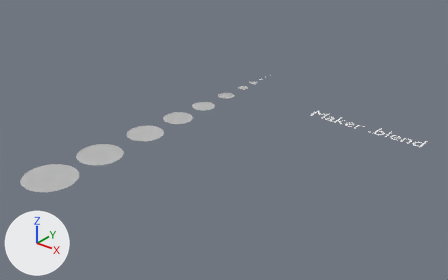
An edit to the Blender file Tools/v0.1/Maker.blend, drawn before and after from the same camera.
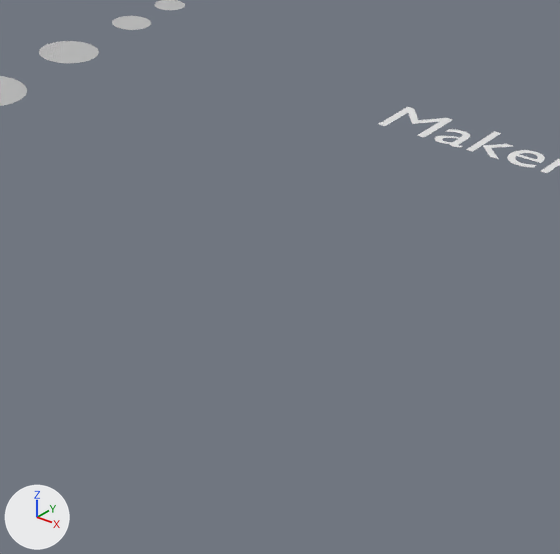
There are two pictures of each version: one whole from a camera (50 mm lens) standing at (2532.0, -2861.0, 2126.0) and looking at (-107.0, 438.0, 80.0), one close up on the part from 46% to 80% of the width and 29% to 83% of the height. The axes (+X, +Y, +Z) are drawn at lower left. The lights are the same throughout. The close-ups show mesh edges as thin lines.

Objects in the first close-up: 'Circle.004', 'name'.
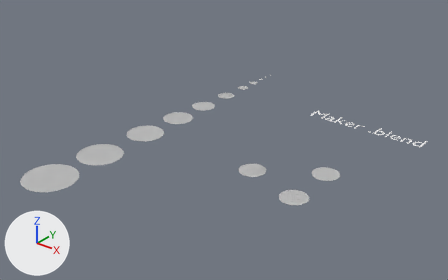
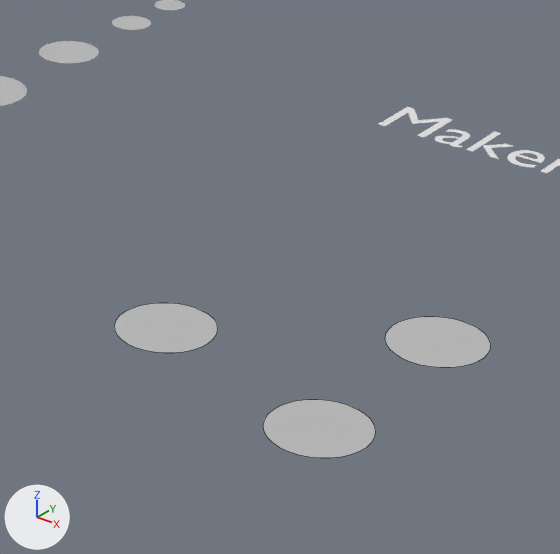
Boxes (x1, y1, x2, y2) around the edits, measured in the close-ups (560 x 554 px):
'Circle.013', added
    after: (263, 400, 376, 458)
'Circle.012', added
    after: (385, 317, 491, 367)
'Circle.011', added
    after: (114, 303, 218, 353)

What the commit changed:
Object 'Circle.011' (ob_circle_011) is new; it shows a copy of the mesh of ob_circle_003.
Its location is (255.0, 309.0, 0.0).
Its scale is (100.0, 100.0, 1.0).
Object 'Circle.012' (ob_circle_012) is new; it shows a copy of the mesh of ob_circle_003.
Its location is (693.0, 587.0, 0.0).
Its scale is (100.0, 100.0, 1.0).
Object 'Circle.013' (ob_circle_013) is new; it shows a copy of the mesh of ob_circle_003.
Its location is (690.0, 178.0, 0.0).
Its scale is (100.0, 100.0, 1.0).
